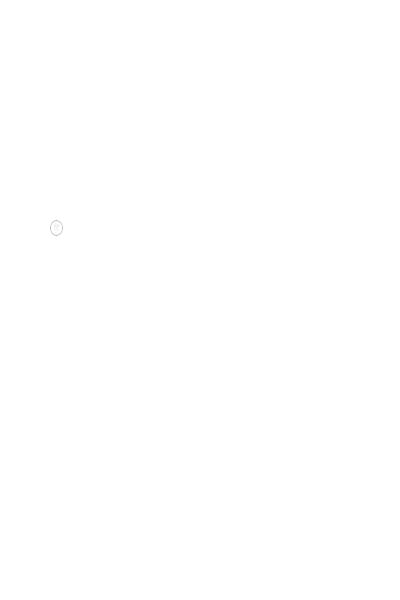
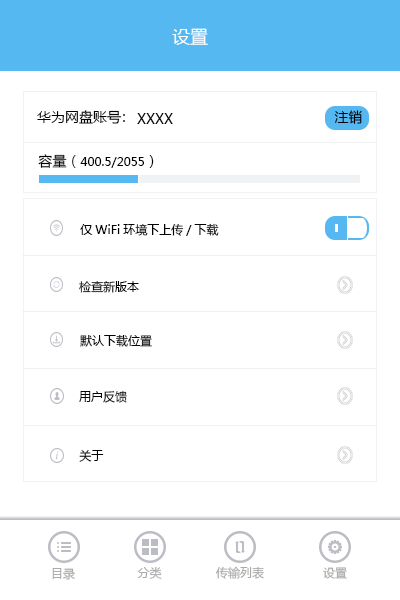
Layer changes from the first (400, 600) image to the second:
showed "矩形 4" over (39, 175, 138, 183)
showed "矩形 3" over (39, 175, 360, 183)
showed "用户反馈" over (79, 390, 127, 403)
showed "默认下载位置" over (80, 334, 152, 347)
showed "检查新版本" over (79, 280, 139, 293)
showed "仅WiFi环境下上传/下载" over (80, 223, 219, 236)
showed "容量（400.5/2055）" over (38, 154, 154, 168)
showed "注销" over (334, 110, 362, 124)
showed "圆角矩形 1 副本" over (325, 216, 369, 240)
showed "圆角矩形 1" over (325, 106, 369, 130)
showed "XXXX" over (137, 113, 173, 124)
showed "华为网盘账号" over (37, 110, 122, 124)
showed "形状 2 副本" over (23, 142, 377, 143)
showed "矩形 1" over (23, 91, 377, 193)
showed "设置" (1st of 2) over (172, 28, 208, 45)
showed "下横条" over (0, 516, 400, 520)
showed "setting" over (319, 531, 351, 563)
showed "矩形 2" over (23, 198, 377, 482)
showed "list-circle" over (48, 531, 80, 563)
showed "grid-big" over (134, 531, 166, 563)
showed "retweet" over (224, 531, 256, 563)
showed "传输列表" over (215, 566, 264, 579)
showed "背景 副本" over (0, 0, 400, 580)
showed "背景" over (0, 0, 400, 580)
…and 20 more changes (20 visibility)
